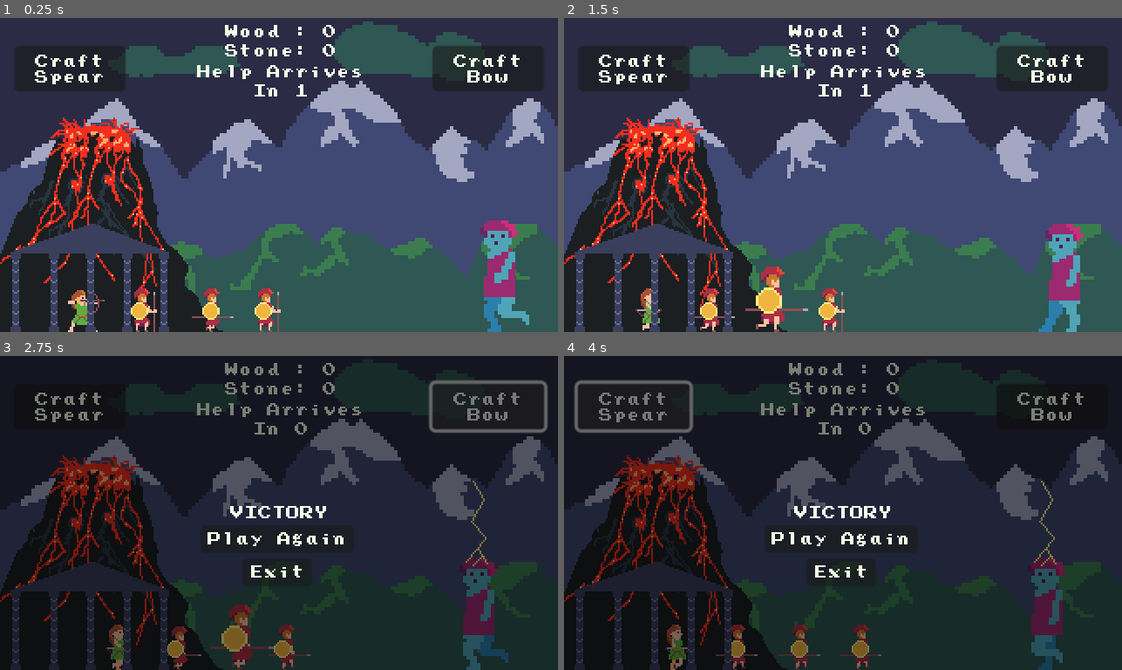
Above: before the commit, frames 1-4 (two rows, left to right).
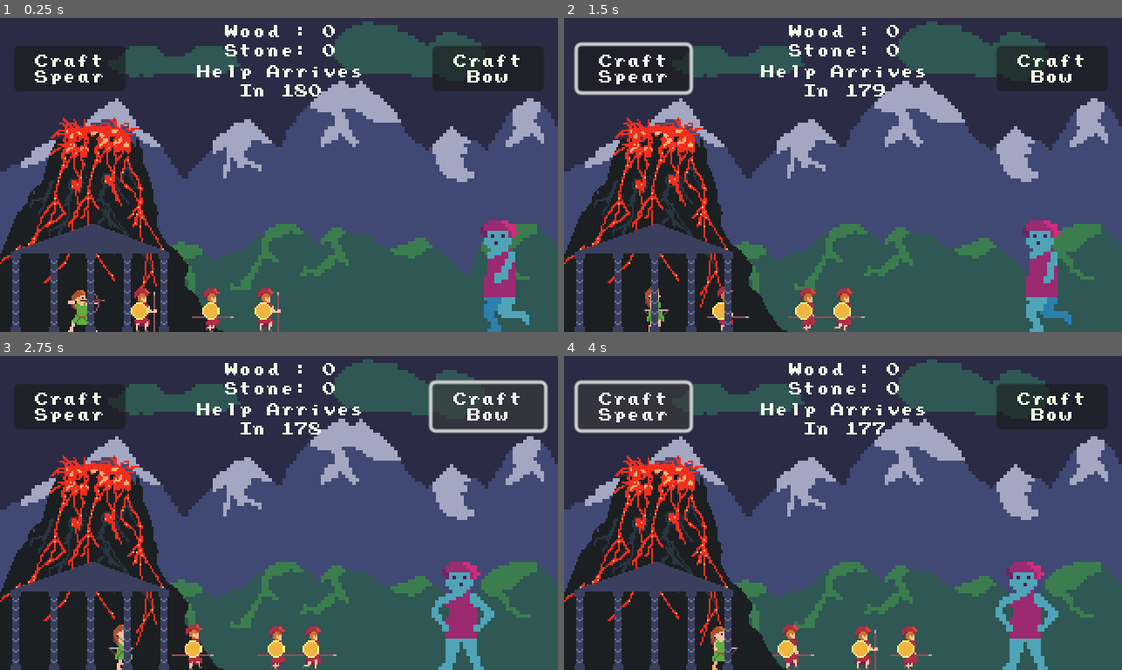
Above: after the commit, the same moments.

Repository: pjz987/Hephaestus
Game: Godot game, scene res://battle.tscn
The game is run twice, just before and just after one commit, with the same random seed, the same clock (stepped at 60 frames per second) and the same inputs. The engine's default icon, where the game draws it, is replaced by a stand-in: a white triangle on a blue panel in a dark square.
Inputs (mouse positions are in pixels of both pictures, inside the frame that each line leads up to):
- Up to frame 1 (0.25 s): no input
- Up to frame 2 (1.5 s): click "Craft Spear" at 0.5 s; click (843, 200) at 1.25 s, where only the run before the commit has a clickable "Play Again"
- Up to frame 3 (2.75 s): click "Craft Bow" at 2 s
- Up to frame 4 (4 s): click (843, 538) at 2.75 s, where only the run before the commit has a clickable "Play Again"; click "Craft Spear" at 3.5 s

The runs differ from the first frame. In frame 1, 0.2% of the frame differs, in the area x 43-58%, y 21-25%; in frame 2, 6.4%; in frame 3, 87%; in frame 4, 87%, in the area x 0-100%, y 0-100%.

Commit message:
ahhhahahahhhahhah

Diff:
--- a/battle.tscn
+++ b/battle.tscn
@@ -174,6 +174,7 @@
 "
 
 [node name="VictoryTimer" type="Timer" parent="."]
+wait_time = 180.0
 one_shot = true
 autostart = true
 
--- a/giant.gd
+++ b/giant.gd
@@ -104,7 +104,7 @@
 	var stone_count = randi_range(0, 1)
 	for _i in range(stone_count):
 		var stone = STONE_SCENE.instantiate()
-		get_tree().current_scene.add_child(stone)
+		get_tree().current_scene.call_deferred('add_child', stone)
 		stone.global_position = resource_spawn_point.global_position
 
 	var blood = BLOOD_SCENE.instantiate()
Not shown, changed: hoplite cheaties.wav.import
